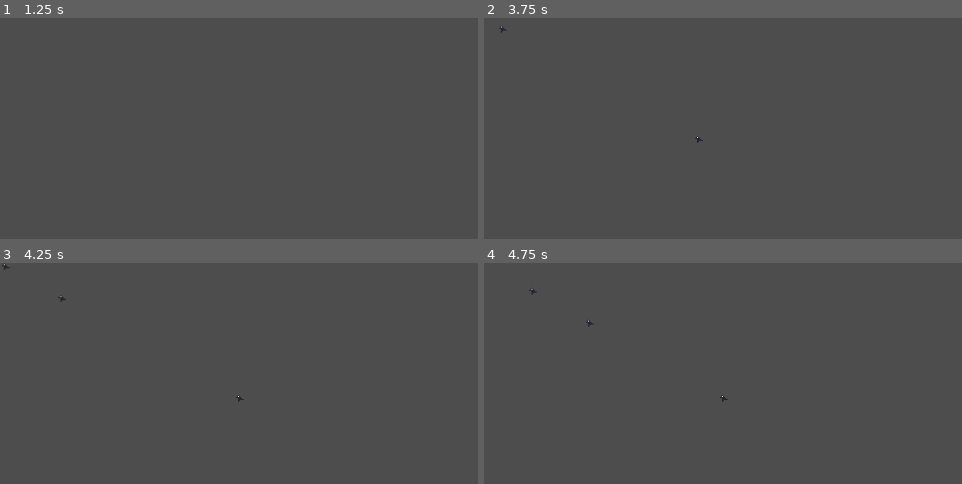
Above: before the commit, frames 1-4 (two rows, left to right).
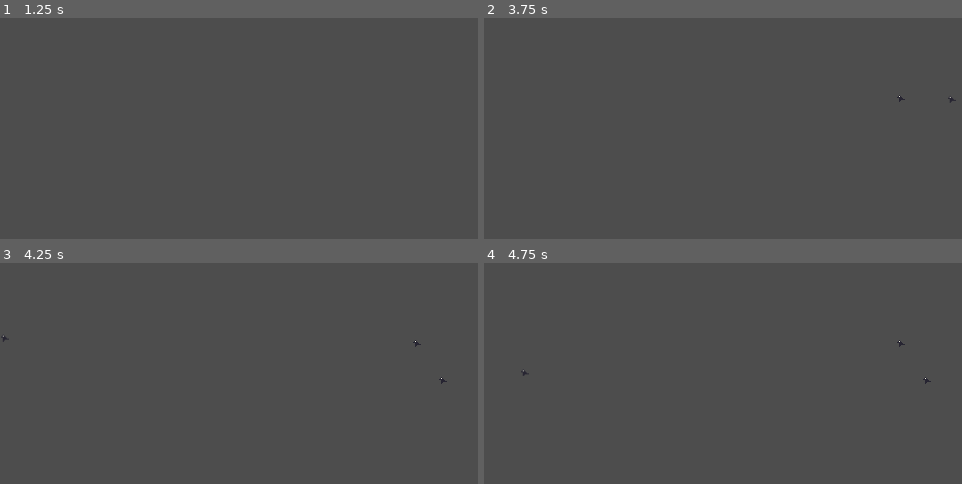
Above: after the commit, the same moments.

Repository: arcality/Count-Down-GMTK-2026
Game: Godot game, scene res://scenes/main.tscn
Same seed, same stepped clock (60 frames per second), same inputs: the game is played once before the commit and once after it.
Inputs:
- Up to frame 1 (1.25 s): tap Enter at 0.5 s; hold D (move_right) from 0.53 s (still down)
- Up to frame 2 (3.75 s): tap Space (debug_button) at 1.25, 3.5 s; release D (move_right) at 1.28 s; hold S (move_down) 1.28-2.03 s; hold D (move_right) 2.03-2.78 s; tap Enter at 2.75 s; hold W (move_up) 2.78-3.53 s; hold A (move_left) from 3.53 s (still down)
- Up to frame 3 (4.25 s): keep holding A (move_left); tap Space (debug_button) at 4.15 s
- Up to frame 4 (4.75 s): keep holding A (move_left)

Frame 1 is identical in both runs. In frame 2, less than 0.1% of the frame differs, in the area x 3-99%, y 3-57%; in frame 3, 0.1%; in frame 4, 0.1%, in the area x 7-94%, y 11-63%.

Commit message:
add random bird spawns

Diff:
--- a/scenes/launch_pad.tscn
+++ b/scenes/launch_pad.tscn
@@ -1,4 +1,6 @@
 [gd_scene format=3 uid="uid://b55o21qw2uf76"]
+
+[ext_resource type="Script" uid="uid://dp3g3ru3el20f" path="res://scripts/launch_pad.gd" id="1_rf4ly"]
 
 [sub_resource type="RectangleShape2D" id="RectangleShape2D_il8yd"]
 size = Vector2(20, 270)
@@ -12,7 +14,11 @@
 [sub_resource type="RectangleShape2D" id="RectangleShape2D_rf4ly"]
 size = Vector2(480, 20)
 
+[sub_resource type="RectangleShape2D" id="RectangleShape2D_h0ex0"]
+size = Vector2(480, 270)
+
 [node name="LaunchPad" type="Node2D" unique_id=556309248]
+script = ExtResource("1_rf4ly")
 
 [node name="LeftBorder" type="StaticBody2D" parent="." unique_id=788093351]
 position = Vector2(0, 135)
@@ -37,3 +43,9 @@
 
 [node name="CollisionShape2D" type="CollisionShape2D" parent="BottomBorder" unique_id=121288873]
 shape = SubResource("RectangleShape2D_rf4ly")
+
+[node name="ScreenBounds" type="Area2D" parent="." unique_id=1408091274]
+position = Vector2(240, 135)
+
+[node name="CollisionShape2D" type="CollisionShape2D" parent="ScreenBounds" unique_id=328920607]
+shape = SubResource("RectangleShape2D_h0ex0")
--- a/scripts/bird.gd
+++ b/scripts/bird.gd
@@ -1,6 +1,11 @@
 class_name Bird extends Node2D
 
 const SPEED: float = 100
+
+@onready var window_width = get_viewport().get_visible_rect().size.x
+@onready var window_height = get_viewport().get_visible_rect().size.y
+
+var bounds: Area2D
 
 enum States {
 	LANDING,
@@ -15,6 +20,7 @@
 
 # Called when the node enters the scene tree for the first time.
 func _ready() -> void:
+	position = starting_location
 	print("hello!")
 
 
@@ -52,6 +58,8 @@
 	if retreat_vector == null:
 		retreat_vector = Vector2(SPEED*cos(-PI/4),SPEED*sin(-PI/4))
 	position+=retreat_vector*delta
+	if not $Area2D.overlaps_area(bounds):
+		queue_free()
 	pass
 
 
--- /dev/null
+++ b/scripts/launch_pad.gd
@@ -0,0 +1,12 @@
+extends Node2D
+
+@onready var bounds = $ScreenBounds
+
+# Called when the node enters the scene tree for the first time.
+func _ready() -> void:
+	pass # Replace with function body.
+
+
+# Called every frame. 'delta' is the elapsed time since the previous frame.
+func _process(delta: float) -> void:
+	pass
--- a/scripts/main.gd
+++ b/scripts/main.gd
@@ -1,10 +1,19 @@
 extends Node
 
 #var birds: Array
+
+@onready var window_width = get_viewport().get_visible_rect().size.x
+@onready var window_height = get_viewport().get_visible_rect().size.y
+
 var bird_scene = preload("res://scenes/bird.tscn")
+var random = RandomNumberGenerator.new()
 
 # Called when the node enters the scene tree for the first time.
 func _ready() -> void:
+	#print(window_width)
+	#print(window_height)
+	#print(get_window().size)
+
 
 	#get_tree().root.content_scale_size = Vector2i(480*4,270*4)
 	#get_tree().root.content_scale_factor = 4
@@ -23,7 +32,16 @@
 
 func spawn_bird() -> void:
 	var new_bird: Bird = bird_scene.instantiate()
-	new_bird.starting_location = Vector2(0,0)
-	new_bird.landing_destination = Vector2(240,135)
+	if random.randi_range(0,1) == 0:
+		new_bird.starting_location = Vector2(0,randi_range(50, window_height-50))
+		new_bird.landing_destination = Vector2(randi_range(20,window_width/2),randi_range(50, window_height-50))
+	else:
+		new_bird.starting_location = Vector2(window_width,randi_range(50, window_height-50))
+		new_bird.landing_destination = Vector2(randi_range(window_width/2,window_width-20),randi_range(50, window_height-50))
+	#new_bird.starting_location = Vector2(0,150)
+	#new_bird.landing_destination = Vector2(240,135)
+
+	new_bird.bounds = $LaunchPad.bounds
+
 	print(new_bird.landing_destination)
 	add_child(new_bird)
Not shown, added: scripts/launch_pad.gd.uid
